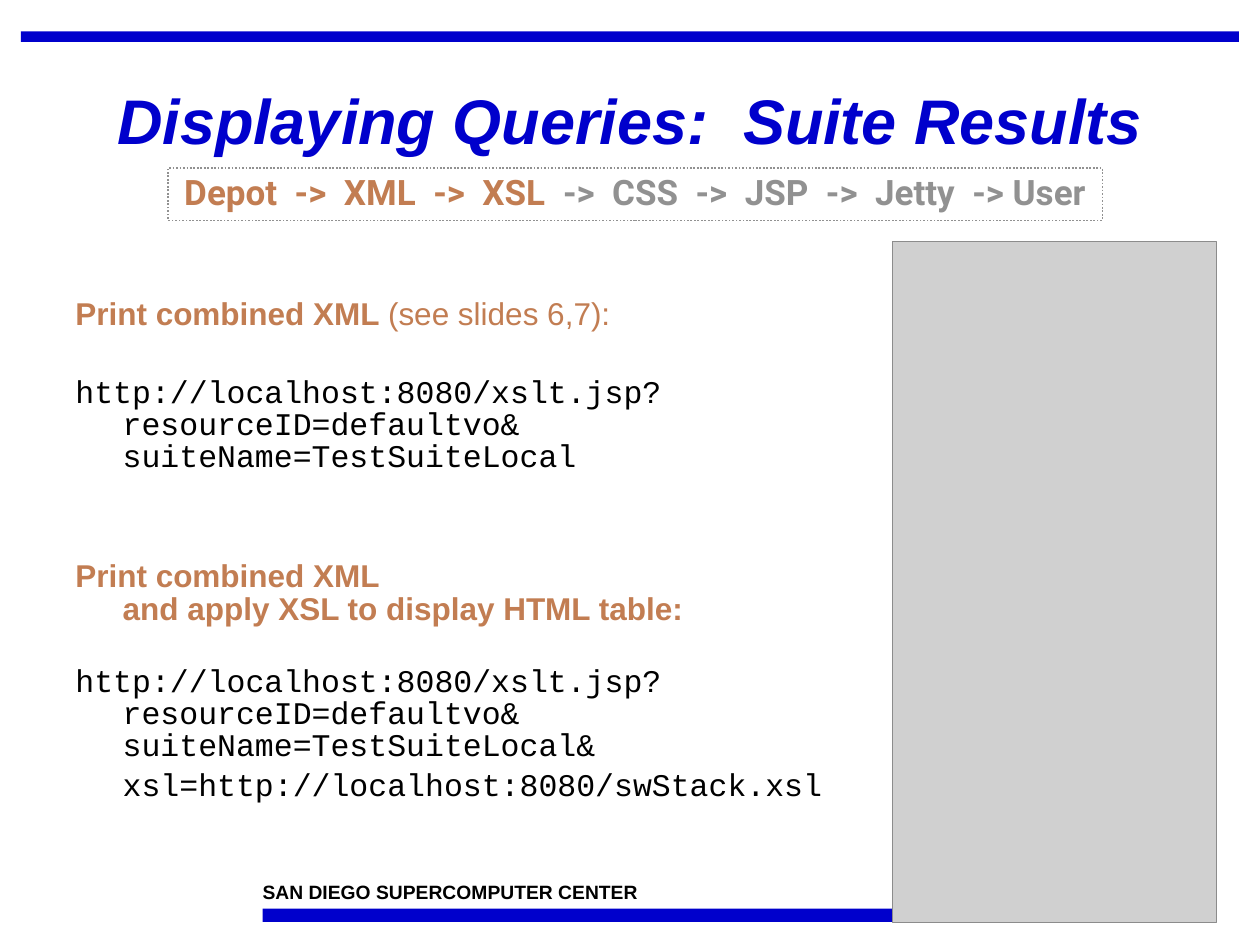
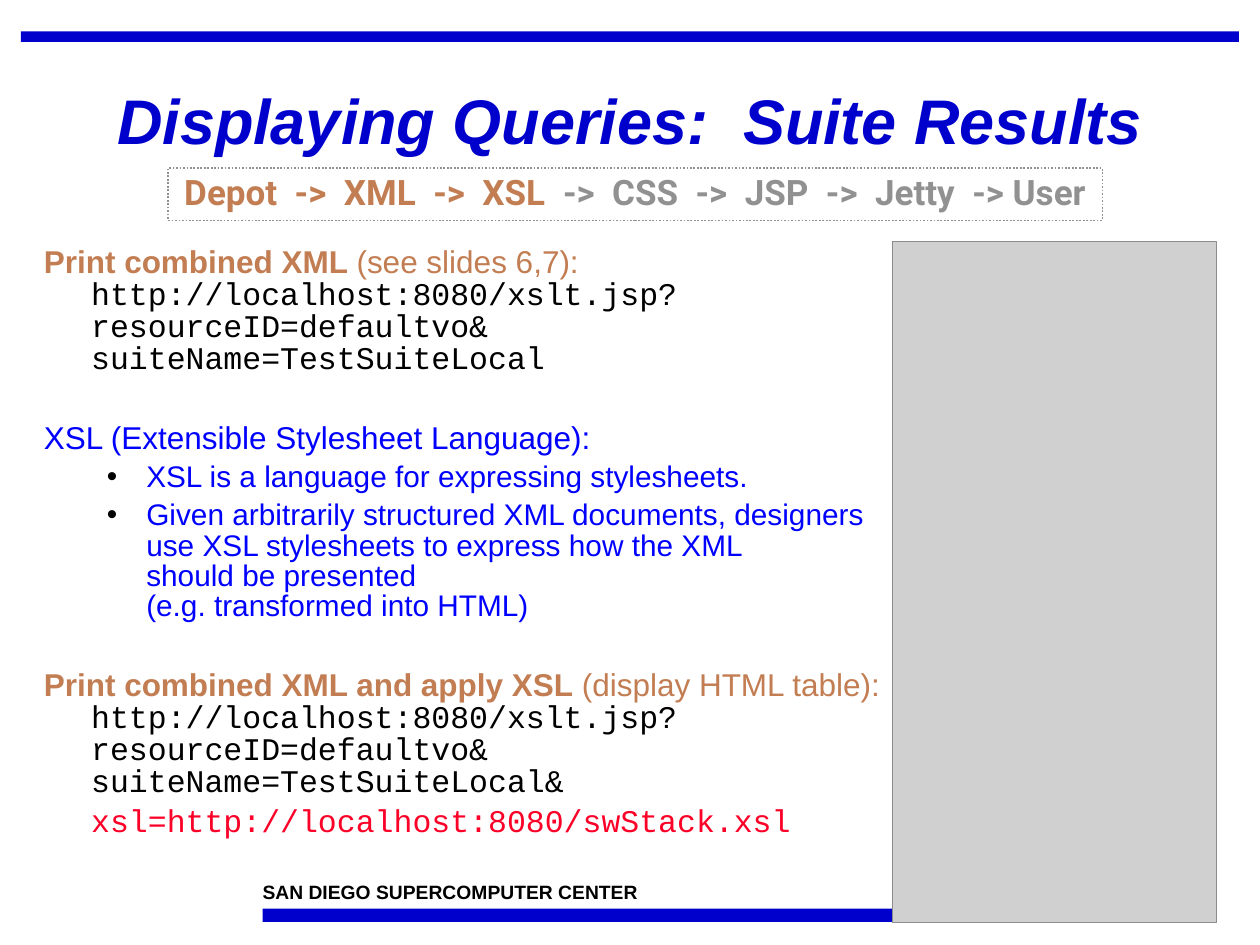
Before and after one commit to IncaProject/inca-xsede, a slide deck: slide 9 of talks/feb-06-workshop/dataConsumers.ppt. Drawn at 1260x945 pixels with LibreOffice and Linux fonts; fonts in the diff are those of the drawing; grey boxes stand for pictures; background and template pictures are left out. Boxes give left, top, right and bottom in pixels: in the first picture for what was removed or moved away, otherwise in the second. Text is boxed around its words. In the diff, an @@ line names an element or a change of style, - is before the commit and + after.

```diff
--- a/talks/feb-06-workshop/dataConsumers.ppt
+++ b/talks/feb-06-workshop/dataConsumers.ppt
@@ text "Print combined XML (see slides ...": place and size @@
-text "Print combined XML (see slides ..." at box(75, 302, 822, 803)
+text "Print combined XML (see slides ..." at box(44, 250, 880, 839)
@@ text at box(44, 250, 880, 793): text changed; font Courier New to Arial; text colour #000000 to #0000FF @@
-Print combined XML (see slides 6,7):
-http://localhost:8080/xslt.jsp? resourceID=defaultvo&
-suiteName=TestSuiteLocal
-Print combined XML
-and apply XSL to display HTML table:
-http://localhost:8080/xslt.jsp? resourceID=defaultvo&
-suiteName=TestSuiteLocal&
+Print combined XML (see slides 6,7):
+http://localhost:8080/xslt.jsp?
+resourceID=defaultvo&
+suiteName=TestSuiteLocal
+XSL (Extensible Stylesheet Language):
+  • XSL is a language for expressing stylesheets.
+  • Given arbitrarily structured XML documents, designers
+    use XSL stylesheets to express how the XML
+    should be presented
+    (e.g. transformed into HTML)
+Print combined XML and apply XSL (display HTML table):
+http://localhost:8080/xslt.jsp?
+resourceID=defaultvo&
+suiteName=TestSuiteLocal&
@@ text at box(91, 810, 790, 839): text colour #000000 to #FC0128 in "xsl=http://localhost:8080/swStack.xsl" @@
```
Also in this commit, not shown: 5 other slides changed, 1 slide removed, 3 other files.
